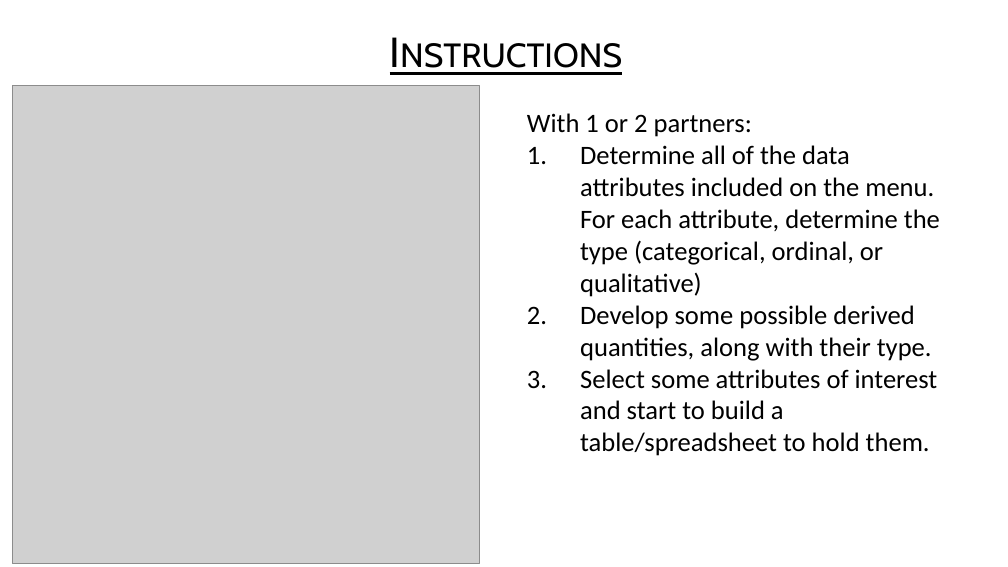
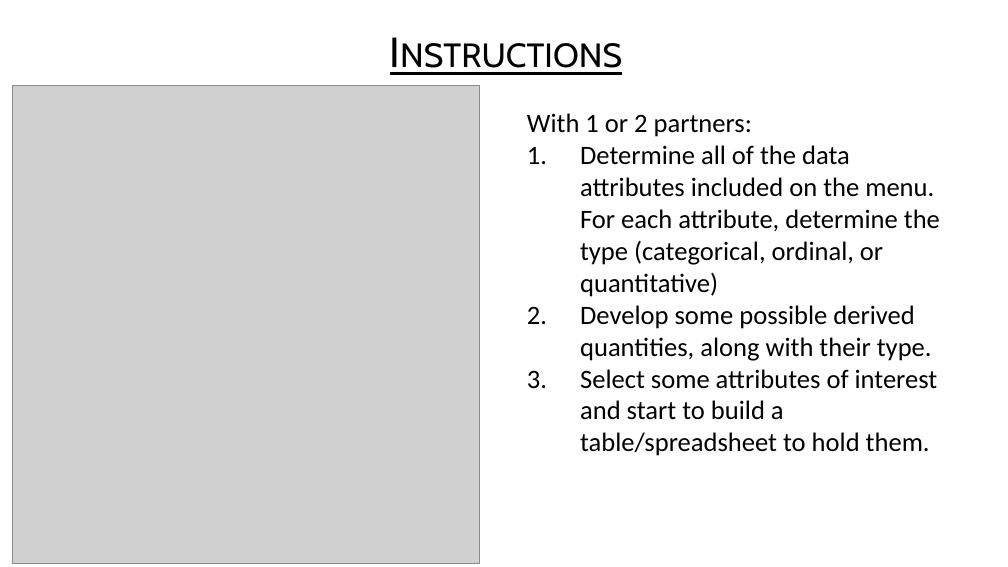
Before and after one commit to USFDataVisualization/Data-Visualization-Lecture, a slide deck: slide 2 of A05-coffee_abstraction.pptx. Drawn at 1008x567 pixels with LibreOffice and Linux fonts; fonts in the diff are those of the drawing; grey boxes stand for pictures; background and template pictures are left out. Boxes give left, top, right and bottom in pixels: in the first picture for what was removed or moved away, otherwise in the second. Text is boxed around its words. In the diff, an @@ line names an element or a change of style, - is before the commit and + after.

Commit message:
added lectures

```diff
--- a/A05-coffee_abstraction.pptx
+++ b/A05-coffee_abstraction.pptx
@@ text at box(580, 145, 940, 297): text changed @@
-1. Determine all of the data attributes included on the menu. For each attribute, determine the type (categorical, ordinal, or qualitative)
+1. Determine all of the data attributes included on the menu. For each attribute, determine the type (categorical, ordinal, or quantitative)
```
Also in this commit, not shown: 9 other files.
